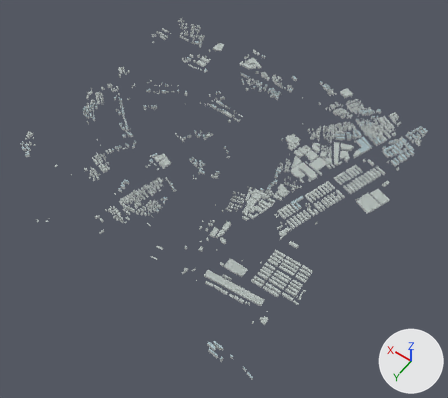
One commit to the glTF model projects/shanghai/assets/city/tiles/14-13705-6692.glb: the scene before it, then after it.
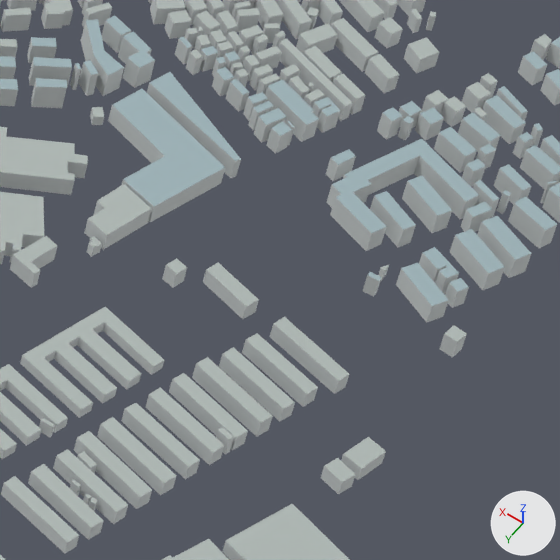
Each version is shown whole from a 50 mm camera at (-1622.0, 2063.0, 2932.0) aimed at (-220.0, 101.0, -151.0), then close up on the part from 77% to 92% of the width and 32% to 49% of the height. Every picture has the same lights, and +X, +Y and +Z are marked at lower right. The older version's two pictures come first. Where no turn or scale is listed for an object, it has been applied to the vertices. Vertices at exactly the same position are counted once.

The older version as bpy lines, for what is in view:
```python
me_mesh_0 = bpy.data.meshes.new('Mesh_0')
me_mesh_0.from_pydata(...)  # 13476 vertices, 20920 faces; spans x 0.0..2159.0, y -2123.0..0.0, z 0.0..33.0
# faces by material slot: [13476, 5672, 1772]
me_mesh_0.materials.append(mat_stone_and_concrete_walls)  # light grey #d3d8d8
me_mesh_0.materials.append(mat_low_rise_rooftops)  # grey #afb8b5
me_mesh_0.materials.append(mat_mid_rise_rooftops)  # grey #a0b5ba
ob_mesh_0 = bpy.data.objects.new('Mesh_0', me_mesh_0)
ob_mesh_0.location = (-1101.0, 1041.3, 0.0)
```
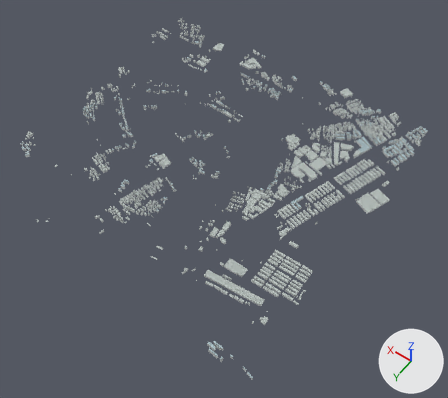
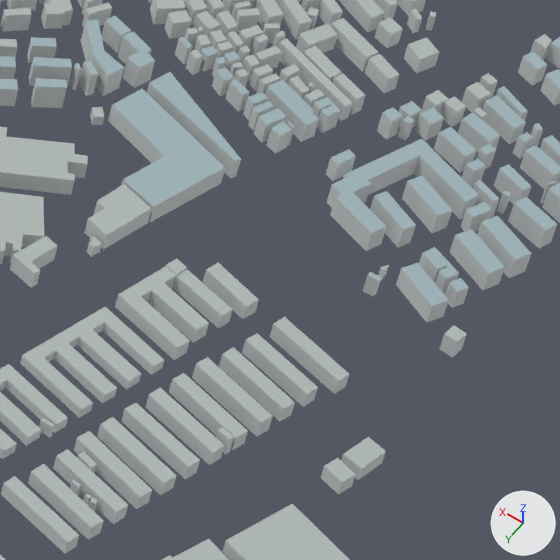
What differs and where, as boxes [x1, y1, x2, y2] in the close-ups (560 x 560 px):
```json
{"part": 1, "of": "me_mesh_0", "change": "built on", "before": [173, 268, 187, 287], "after": [115, 266, 233, 360]}
```

Edits to the scene script, one JSON object a line:
```json
{"block": "me_mesh_0", "where": "# used by ob_mesh_0; location = (-1101.0, 1041.3, 0.0)"}
{"op": "remove", "block": "me_mesh_0", "code": "me_mesh_0.from_pydata(...)  # 13476 vertices, 20920 faces; spans x 0.0..2159.0, y -2123.0..0.0, z 0.0..33.0"}
{"op": "add", "block": "me_mesh_0", "code": "me_mesh_0.from_pydata(...)  # 13501 vertices, 20972 faces; spans x 0.0..2159.0, y -2123.0..0.0, z 0.0..33.0"}
{"block": "me_mesh_0", "change": "me_mesh_0 part 1"}
{"block": "me_mesh_0", "change": "5 faces are deleted"}
{"block": "me_mesh_0", "change": "15 vertices are added at x 217.0..294.0, y -1605.0..-1527.0, z 0.0..14.0"}
{"block": "me_mesh_0", "change": "10 new vertices lie (0.0, 0.0, 14.0) away from vertices in x 217.0..294.0, y -1585.0..-1527.0, z 0.0"}
{"block": "me_mesh_0", "change": "33 new faces join them, mat_stone_and_concrete_walls (light grey #d3d8d8)"}
{"block": "me_mesh_0", "change": "24 new faces join them, mat_low_rise_rooftops (grey #afb8b5)"}
```
